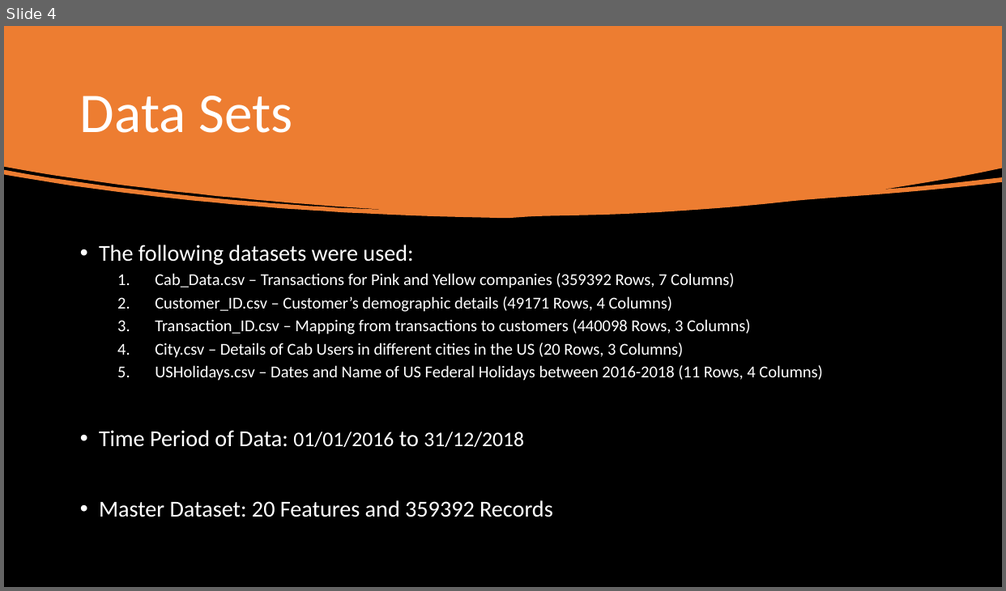
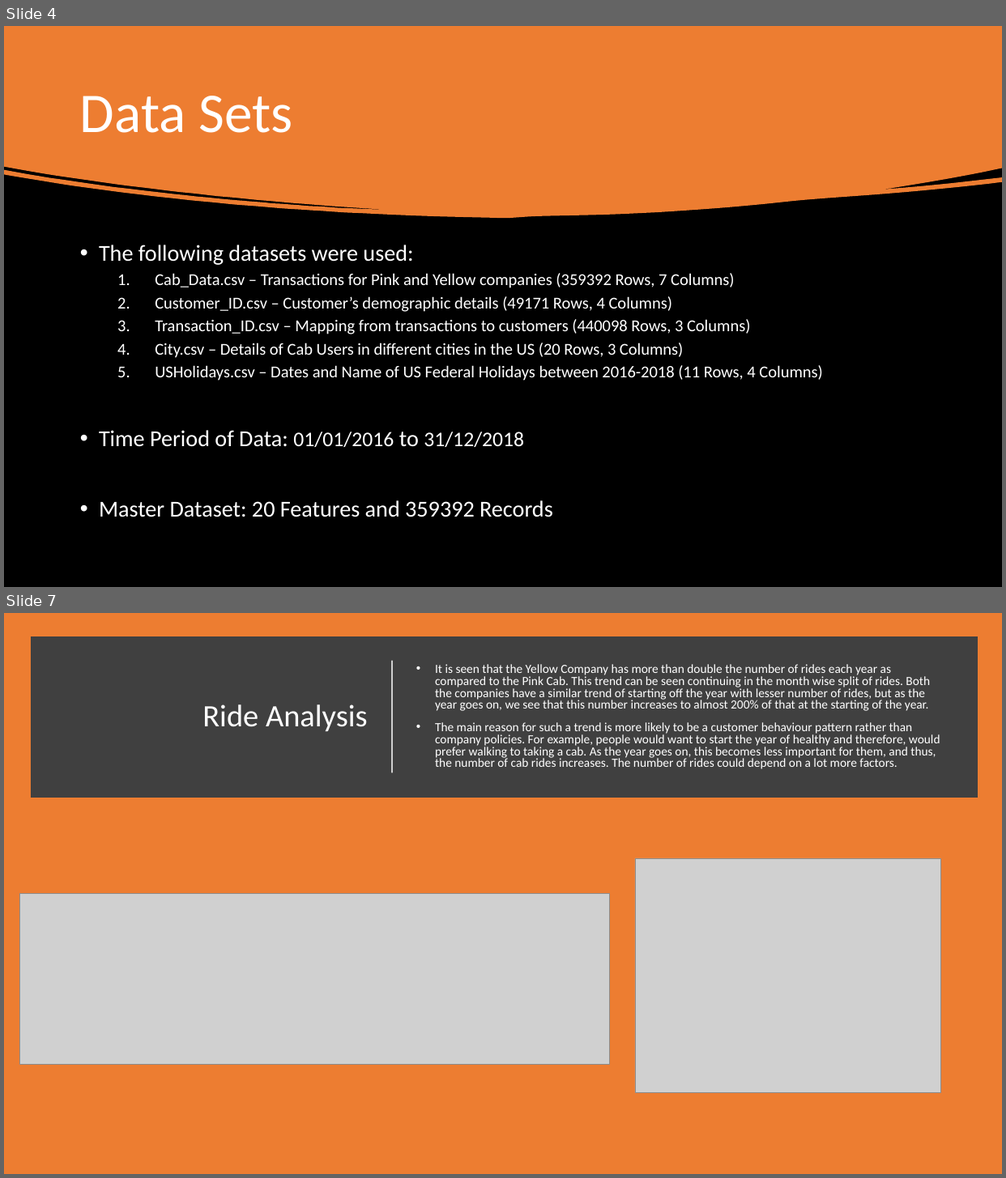
Before and after one commit to udbhavbalaji/G2M-Cab-Investment, a slide deck: G2M-Case Study.pptx. Shown one above the other, each under a label of ours: slide 4 before the commit, slides 4 and 7 after it; the slides between them are not shown. The pictures are 1006x591 and 1006x1178 pixels, drawn with LibreOffice and Linux fonts; fonts in the diff are those of the drawing; grey boxes stand for pictures. Boxes give left, top, right and bottom in pixels: in the first picture for what was removed or moved away, otherwise in the second. Text is boxed around its words. In the diff, an @@ line names an element or a change of style, - is before the commit and + after.

```diff
--- a/G2M-Case Study.pptx
+++ b/G2M-Case Study.pptx
@@ slide 7 added at [4, 613, 1002, 1174], background #ED7D31 @@
@@ rectangle added at [36, 642, 973, 794], fill #404040, outline #404040 10 pt @@
@@ line added from (392, 773) to (392, 661), #FFFFFF 1.5 pt @@
@@ text added at [435, 664, 940, 769], 12 pt, text #FFFFFF @@
+• It is seen that the Yellow Company has more than double the number of rides each year as compared to the Pink Cab. This trend can be seen continuing in the month wise split of rides. Both the companies have a similar trend of starting off the year with lesser number of rides, but as the year goes on, we see that this number increases to almost 200% of that at the starting of the year.
+• The main reason for such a trend is more likely to be a customer behaviour pattern rather than company policies. For example, people would want to start the year of healthy and therefore, would prefer walking to taking a cab. As the year goes on, this becomes less important for them, and thus, the number of cab rides increases. The number of rides could depend on a lot more factors.
@@ title added at [202, 705, 368, 731], 30 pt, text #FFFFFF @@
+Ride Analysis
@@ picture added at [635, 858, 940, 1093] @@
@@ picture added at [19, 894, 610, 1064] @@
```
Also in this commit, not shown: 4 slides changed, 9 other slides added, 1 slide removed, 2 other files.
